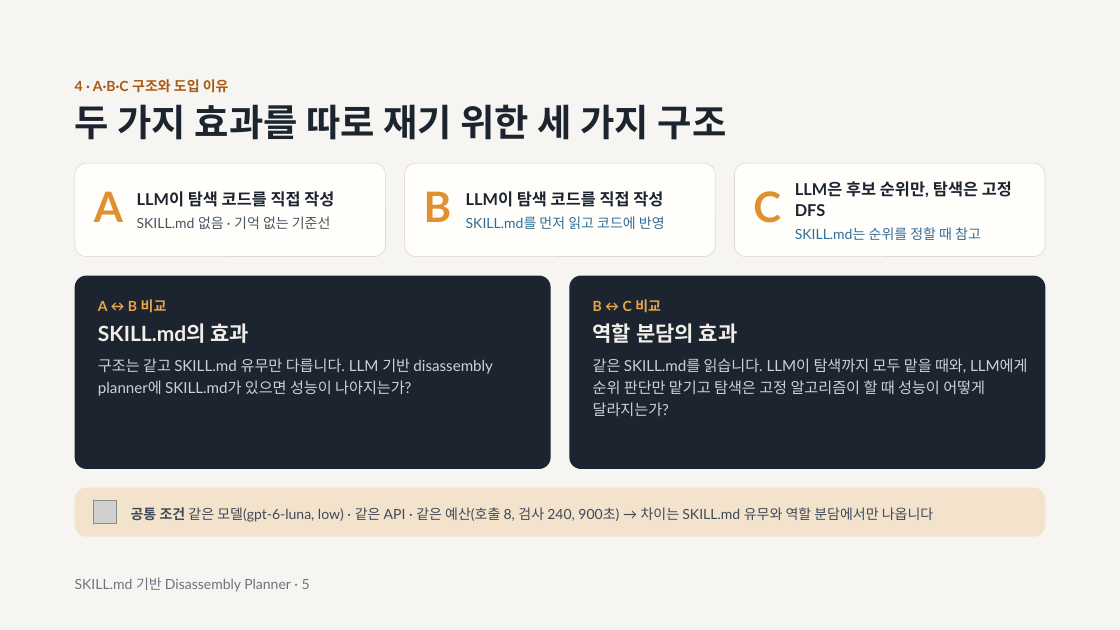
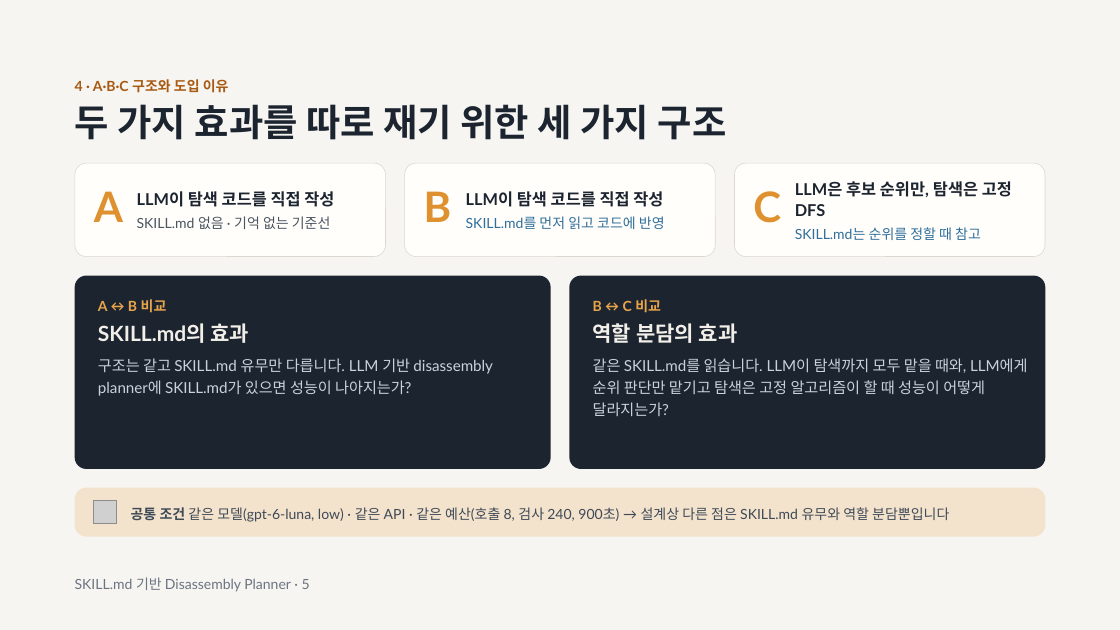
Before and after one commit to papuagigi/disassembly-planner-research, a slide deck: slide 5 of results/repair_v7_3/presentation/v7.3_발표자료.pptx. Drawn at 1120x630 pixels with LibreOffice and Linux fonts; fonts in the diff are those of the drawing; grey boxes stand for pictures. Boxes give left, top, right and bottom in pixels: in the first picture for what was removed or moved away, otherwise in the second. Text is boxed around its words. In the diff, an @@ line names an element or a change of style, - is before the commit and + after.

```diff
--- a/results/repair_v7_3/presentation/v7.3_발표자료.pptx
+++ b/results/repair_v7_3/presentation/v7.3_발표자료.pptx
@@ text at bbox=[131, 507, 949, 522]: text changed @@
-공통 조건 같은 모델(gpt-6-luna, low) · 같은 API · 같은 예산(호출 8, 검사 240, 900초) → 차이는 SKILL.md 유무와 역할 분담에서만 나옵니다
+공통 조건 같은 모델(gpt-6-luna, low) · 같은 API · 같은 예산(호출 8, 검사 240, 900초) → 설계상 다른 점은 SKILL.md 유무와 역할 분담뿐입니다
```
Also in this commit, not shown: 9 other slides changed, 10 other files.
